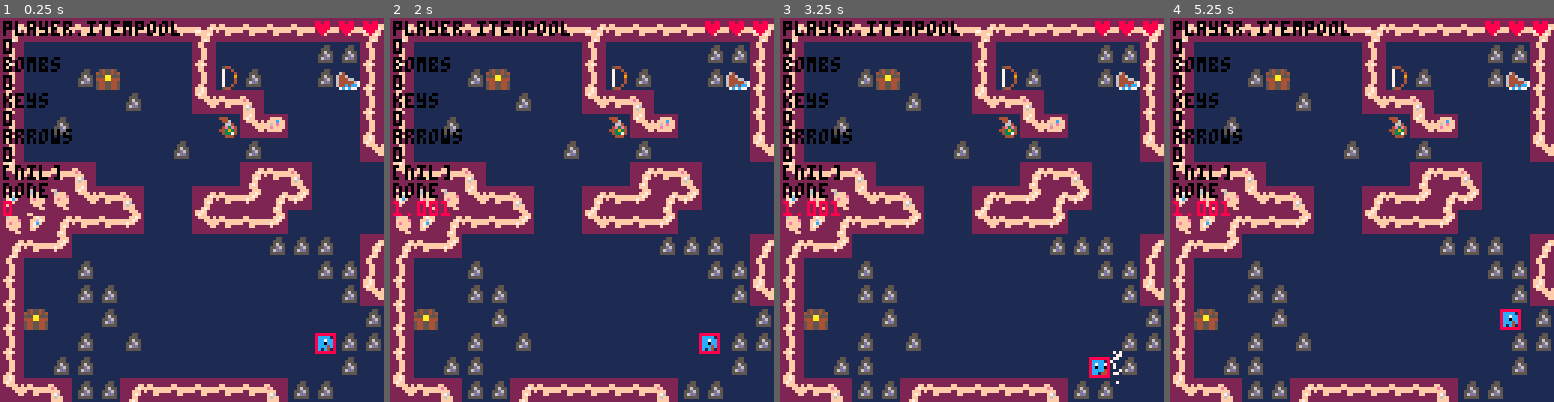
Above: before the commit, frames 1-4 (left to right).
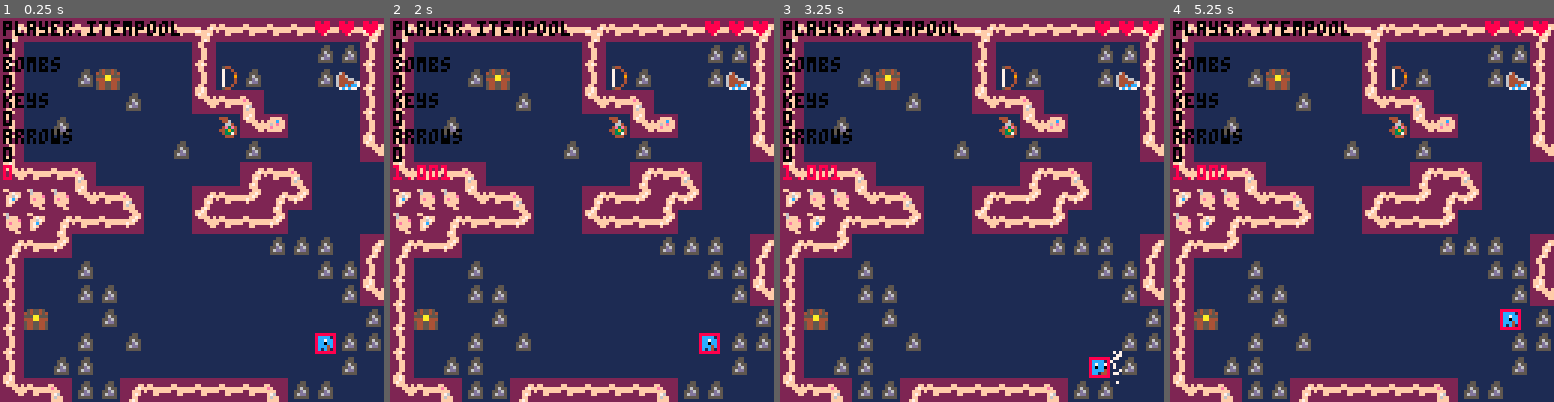
Above: after the commit, the same moments.

Repository: s-france/pico8GameS
Game: PICO-8 cartridge squid.p8
Two runs of this game, one before a commit and one after it. Both use one fixed random seed, a clock stepped at 60 frames per second and the inputs below.
Inputs:
- Up to frame 1 (0.25 s): no input
- Up to frame 2 (2 s): tap O (Z key) at 0.33, 0.7, 1.43 s; tap X (X key) at 1.07 s; hold Left from 1.97 s (still down)
- Up to frame 3 (3.25 s): tap X (X key) every 0.33 s from 2.07 to 3.07 s; tap O (Z key) at 2.22, 3.1 s; release Left at 2.37 s; hold Down 2.42-2.82 s; hold Right from 2.87 s (still down)
- Up to frame 4 (5.25 s): tap X (X key) every 0.33 s from 3.4 to 5.07 s; release Right at 3.53 s; hold Up 3.58-4.08 s; tap O (Z key) at 3.98, 4.87 s; hold Right 4.13-4.53 s; hold Down 4.58-5.08 s; hold Left from 5.13 s (still down)

The runs differ from the first frame. In frame 1, 0.6% of the frame differs, in the area x 0-16%, y 38-52%; in frame 2, 0.9%; in frame 3, 0.9%; in frame 4, 0.9%.

Commit message:
Update squid.p8

Diff:
--- a/squid.p8
+++ b/squid.p8
@@ -101,8 +101,6 @@
 	print(player.resources.keys[1])
 	print("arrows")
 	print(player.resources.arrows[1])
-	print(player.working_inventory[1])
-	print(player.slots[1])
 	foreach(hitboxes, draw_hitbox)
  print(mag)
 end
@@ -741,11 +739,11 @@
 end
 
 function clearmenu()
-	menuitem(1)
-	menuitem(2)
-	menuitem(3)
-	menuitem(4)
-	menuitem(5)
+		menuitem(1)
+		menuitem(2)
+		menuitem(3)
+		menuitem(4)
+		menuitem(5)
 	return true
 end
 
@@ -754,13 +752,13 @@
 		if (player.working_inventory[x] == nil) then
 			menuitem(x+1, "empty")
 		else
-			menuitem(x+1, ""..player.working_inventory[x],function() additemtoslot(x) displayitem(x) end)
+			menuitem(x+1, ""..player.working_inventory[x],function() additemtoslot(x) displayitem(x) return true end)
 		end
 	elseif (x>=4) then
 		if (player.working_inventory[x] == nil) then
 			menuitem(x-2, "empty")
 		else
-			menuitem(x-2, ""..player.working_inventory[x],function() additemtoslot(x) displayitem(x) end)
+			menuitem(x-2, ""..player.working_inventory[x],function() additemtoslot(x) displayitem(x) return true end)
 		end
 	end
 	return true
@@ -1199,6 +1196,8 @@
 		end
 	else
 	 arrow.sprite = 40
+	 arrow.dx*=.83334
+	 arrow.dy*=.83334
 	end
 
 	arrow.mapposx = mapposx
